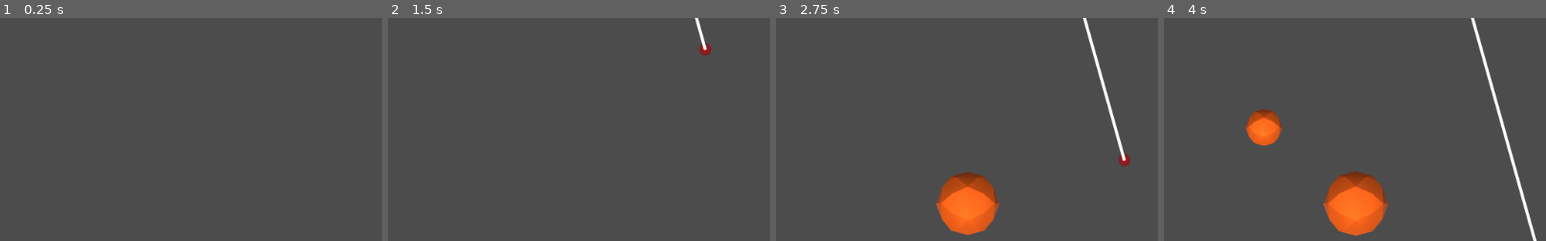
Above: before the commit, frames 1-4 (left to right).
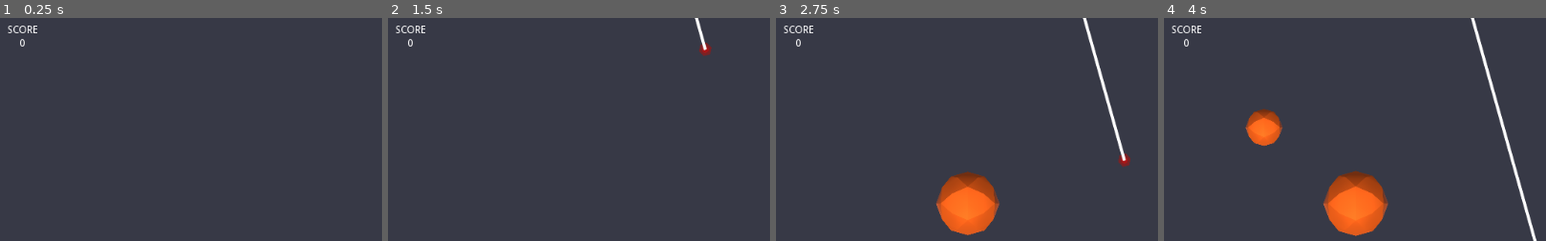
Above: after the commit, the same moments.

Repository: richardbonneau/godot-missile-command-clone
Game: Godot game, scene res://Main.tscn
Same seed, same stepped clock (60 frames per second), same inputs: the game is played once before the commit and once after it.
Inputs (mouse positions are % of the whole screen's width and height, from its top left):
- Up to frame 1 (0.25 s): no input
- Up to frame 2 (1.5 s): tap Enter at 0.5 s; move the mouse to (72, 45) at 0.52 s; click (72, 45) at 0.67 s; tap Space at 1.25 s; move the mouse to (30, 55) at 1.27 s; click (30, 55) at 1.42 s
- Up to frame 3 (2.75 s): move the mouse to (60, 28) at 2.02 s; click (60, 28) at 2.17 s
- Up to frame 4 (4 s): move the mouse to (45, 70) at 2.77 s; click (45, 70) at 2.92 s; move the mouse to (80, 65) at 3.52 s; click (80, 65) at 3.67 s
The pictures show only the part of the screen within x 47-97%, y 3-53%; the shares and areas given below are measured in that part.

The runs differ from the first frame. In frame 1, 0.2% of the frame differs, in the area x 2-10%, y 3-13%; in frame 2, 0.2%; in frame 3, 0.2%; in frame 4, 0.2%.

Commit message:
score tracking

Diff:
--- a/AntiNuke.gd
+++ b/AntiNuke.gd
@@ -3,12 +3,15 @@
 export var target = Vector2(0,0)
 export var missile_speed = 1
 var isNuke = false;
+var scoreText
+var score
+var missile_exploding = false
+var main
 
-var missile_exploding = false
-
-# Called when the node enters the scene tree for the first time.
 func _ready():
 	$AnimatedSprite.set_animation("missile")
+	scoreText = get_node("/root/Main/GUI/VBoxContainer/ScoreValue")
+	main  = get_node("/root/Main")
 
 
 func _process(delta):
@@ -32,4 +35,6 @@
 
 func _on_AntiNuke_body_entered(body):
 	if(missile_exploding and body.isNuke):
+		main.score += 100
+		scoreText.text = str(main.score)
 		body.queue_free()
--- /dev/null
+++ b/Building.gd
@@ -0,0 +1,22 @@
+extends RigidBody2D
+
+
+# Declare member variables here. Examples:
+# var a = 2
+# var b = "text"
+
+
+# Called when the node enters the scene tree for the first time.
+func _ready():
+	pass # Replace with function body.
+
+
+# Called every frame. 'delta' is the elapsed time since the previous frame.
+#func _process(delta):
+#	pass
+
+
+func _on_Building_body_entered(body):
+	if body.isNuke:
+		self.queue_free()
+		body.queue_free()
--- a/Building.tscn
+++ b/Building.tscn
@@ -1,6 +1,7 @@
-[gd_scene load_steps=4 format=2]
+[gd_scene load_steps=5 format=2]
 
 [ext_resource path="res://Sprites/skyscraper.png" type="Texture" id=1]
+[ext_resource path="res://Building.gd" type="Script" id=2]
 
 [sub_resource type="SpriteFrames" id=1]
 animations = [ {
@@ -14,7 +15,13 @@
 radius = 82.9435
 height = 149.138
 
-[node name="Building" type="Area2D"]
+[node name="Building" type="RigidBody2D"]
+collision_layer = 2
+mode = 3
+gravity_scale = 0.0
+contacts_reported = 1
+contact_monitor = true
+script = ExtResource( 2 )
 __meta__ = {
 "_edit_group_": true
 }
@@ -25,3 +32,4 @@
 
 [node name="CollisionShape2D" type="CollisionShape2D" parent="."]
 shape = SubResource( 2 )
+[connection signal="body_entered" from="." to="." method="_on_Building_body_entered"]
--- /dev/null
+++ b/GUI.tscn
@@ -0,0 +1,28 @@
+[gd_scene format=2]
+
+[node name="GUI" type="MarginContainer"]
+anchor_right = 1.0
+margin_bottom = 32.0
+__meta__ = {
+"_edit_use_anchors_": false
+}
+
+[node name="VBoxContainer" type="VBoxContainer" parent="."]
+margin_right = 1024.0
+margin_bottom = 32.0
+
+[node name="ScoreLabel" type="Label" parent="VBoxContainer"]
+margin_right = 1024.0
+margin_bottom = 14.0
+text = "SCORE"
+align = 1
+__meta__ = {
+"_edit_use_anchors_": false
+}
+
+[node name="ScoreValue" type="Label" parent="VBoxContainer"]
+margin_top = 18.0
+margin_right = 1024.0
+margin_bottom = 32.0
+text = "0"
+align = 1
--- a/Main.gd
+++ b/Main.gd
@@ -2,6 +2,7 @@
 export (PackedScene) var Nuke
 export (PackedScene) var AntiNuke
 
+var score = 0
 
 # Called when the node enters the scene tree for the first time.
 func _ready():
--- a/Main.tscn
+++ b/Main.tscn
@@ -1,10 +1,11 @@
-[gd_scene load_steps=7 format=2]
+[gd_scene load_steps=8 format=2]
 
 [ext_resource path="res://Building.tscn" type="PackedScene" id=1]
 [ext_resource path="res://Main.gd" type="Script" id=2]
 [ext_resource path="res://Nuke.tscn" type="PackedScene" id=3]
 [ext_resource path="res://AntiNuke.tscn" type="PackedScene" id=4]
 [ext_resource path="res://Bunker.tscn" type="PackedScene" id=5]
+[ext_resource path="res://GUI.tscn" type="PackedScene" id=6]
 
 [sub_resource type="Curve2D" id=1]
 _data = {
@@ -16,37 +17,41 @@
 Nuke = ExtResource( 3 )
 AntiNuke = ExtResource( 4 )
 
+[node name="GUI" parent="." instance=ExtResource( 6 )]
+anchor_left = 0.5
+anchor_top = 0.5
+anchor_right = 0.5
+anchor_bottom = 0.5
+margin_left = 490.205
+margin_top = 30.0
+margin_right = 531.205
+margin_bottom = 31.685
+
 [node name="Buildings" type="Node" parent="."]
 
 [node name="Building2" parent="Buildings" instance=ExtResource( 1 )]
 position = Vector2( 46.874, 571 )
 scale = Vector2( 0.2, 0.2 )
-gravity = 0.0
 
 [node name="Building4" parent="Buildings" instance=ExtResource( 1 )]
 position = Vector2( 174.874, 571 )
 scale = Vector2( 0.2, 0.2 )
-gravity = 0.0
 
 [node name="Building5" parent="Buildings" instance=ExtResource( 1 )]
 position = Vector2( 302.874, 571 )
 scale = Vector2( 0.2, 0.2 )
-gravity = 0.0
 
 [node name="Building6" parent="Buildings" instance=ExtResource( 1 )]
 position = Vector2( 720, 568 )
 scale = Vector2( 0.2, 0.2 )
-gravity = 0.0
 
 [node name="Building3" parent="Buildings" instance=ExtResource( 1 )]
 position = Vector2( 848, 568 )
 scale = Vector2( 0.2, 0.2 )
-gravity = 0.0
 
 [node name="Building" parent="Buildings" instance=ExtResource( 1 )]
 position = Vector2( 976, 568 )
 scale = Vector2( 0.2, 0.2 )
-gravity = 0.0
 
 [node name="NukeSpawnTimerr" type="Timer" parent="."]
 autostart = true
--- /dev/null
+++ b/MarginContainer.tscn
@@ -0,0 +1,7 @@
+[gd_scene format=2]
+
+[node name="GUI" type="MarginContainer"]
+anchor_right = 1.0
+__meta__ = {
+"_edit_use_anchors_": false
+}
--- a/project.godot
+++ b/project.godot
@@ -21,4 +21,5 @@
 
 [rendering]
 
+environment/default_clear_color=Color( 0.219608, 0.227451, 0.278431, 1 )
 environment/default_environment="res://default_env.tres"
